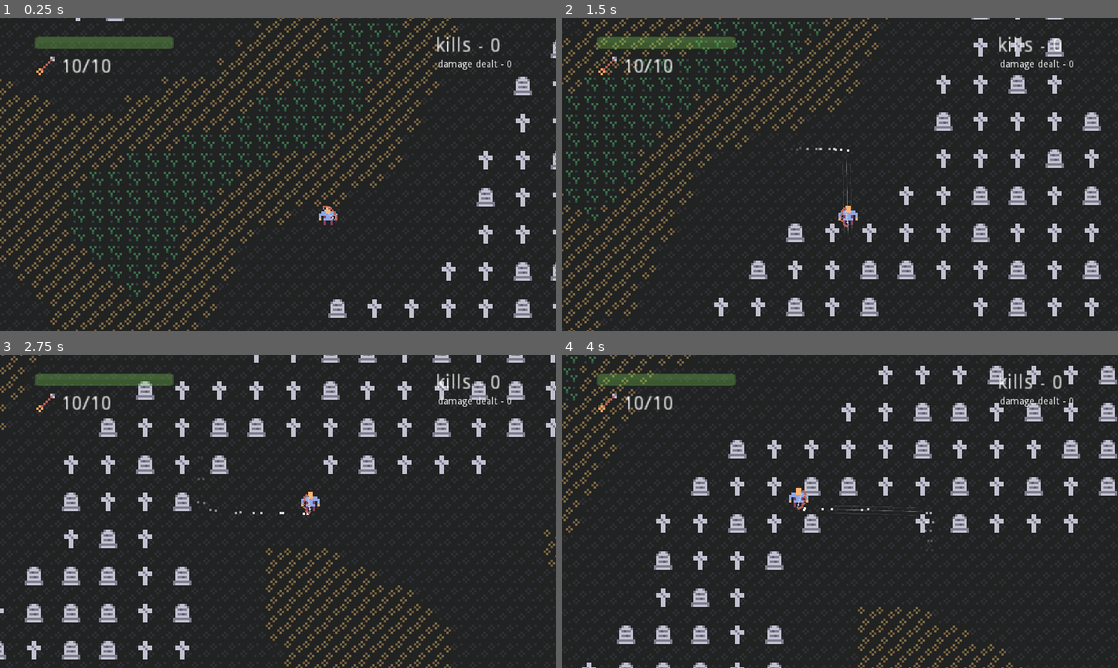
Above: before the commit, frames 1-4 (two rows, left to right).
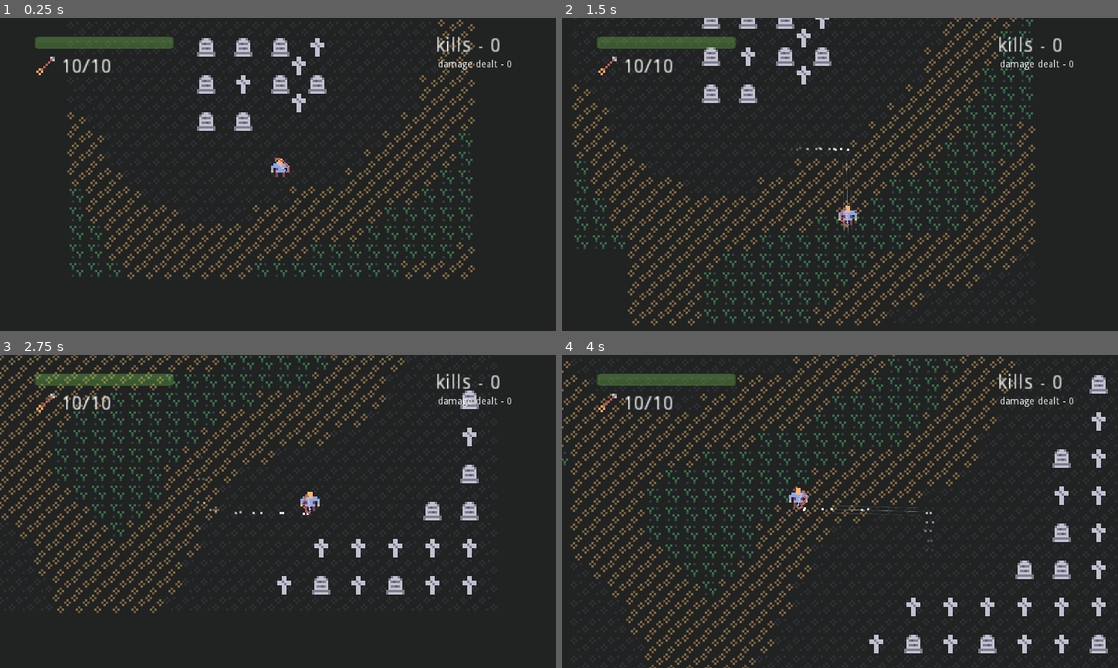
Above: after the commit, the same moments.

Repository: Ariorick/ArcherGame
Game: Godot game, scene res://src/Main.tscn
The game is run twice, just before and just after one commit, with the same random seed, the same clock (stepped at 60 frames per second) and the same inputs.
Inputs (mouse positions are in pixels of both pictures, inside the frame that each line leads up to):
- Up to frame 1 (0.25 s): no input
- Up to frame 2 (1.5 s): move the mouse to (962, 158) at 0.52 s; hold Right (right) 0.53-1.28 s; click (962, 158) at 0.6 s; move the mouse to (728, 190) at 1.27 s; hold Down (down) from 1.28 s (still down); tap Space (dash) at 1.35 s
- Up to frame 3 (2.75 s): move the mouse to (333, 442) at 2.02 s; release Down (down) at 2.03 s; hold Right (right) from 2.03 s (still down); right-click (333, 442) at 2.1 s
- Up to frame 4 (4 s): move the mouse to (812, 574) at 2.77 s; release Right (right) at 2.78 s; hold Up (up) 2.78-3.53 s; click (812, 574) at 2.85 s; move the mouse to (1006, 558) at 3.52 s; hold Left (left) from 3.53 s (still down); tap Space (dash) at 3.6 s

The runs differ from the first frame. In frame 1, 16% of the frame differs, in the area x 0-100%, y 0-100%; in frame 2, 19%, in the area x 0-97%, y 0-100%; in frame 3, 16%; in frame 4, 18%.

Commit message:
moved down player nodes

Diff:
--- a/src/Level/World.tscn
+++ b/src/Level/World.tscn
@@ -96,8 +96,9 @@
 
 [node name="Graves" type="TileMap" parent="."]
 z_index = 1
-tile_set = SubResource( 4 )
+tile_set = SubResource( 2 )
 cell_size = Vector2( 8, 8 )
+cell_y_sort = true
 format = 1
 
 [node name="Player" parent="Graves" instance=ExtResource( 2 )]
--- a/src/Main.gd
+++ b/src/Main.gd
@@ -2,8 +2,8 @@
 
 var prev_camera_pos = Vector2()
 
-var map_size := Vector2(10, 10)
-var cell_size_px := Vector2(16, 16)
+var map_size := Vector2(1, 1)
+var cell_size_px := Vector2(8, 8)
 var chunk_size_px := map_size * cell_size_px
 var map_cells := Dictionary()
 var lookaround := Vector2()
@@ -12,7 +12,7 @@
 	$World.map_size = map_size
 
 #	var camera_zoom = $CameraPosition/Camera2D.zoom
-	var camera_zoom = 1
+	var camera_zoom = 0.2
 	var screen_size = get_viewport().size * camera_zoom
 
 	lookaround = Vector2(
--- a/src/Player/Player.gd
+++ b/src/Player/Player.gd
@@ -1,7 +1,7 @@
 extends RigidBody2D
 class_name Player
 
-const PLAYER_CENTER = Vector2(0, -4.3)
+const PLAYER_CENTER = Vector2(0, 4.3)
 const WALK_FORCE = 800
 const AIMING_MOVEMENT_SPEED_MODIFIER = 0.4
 
--- a/src/Player/Player.tscn
+++ b/src/Player/Player.tscn
@@ -113,7 +113,7 @@
 "times": PoolRealArray( 0, 0.1 ),
 "transitions": PoolRealArray( 1, 1 ),
 "update": 0,
-"values": [ Vector2( 0, -4 ), Vector2( 0, -5 ) ]
+"values": [ Vector2( 0, 4 ), Vector2( 0, 3 ) ]
 }
 tracks/1/type = "value"
 tracks/1/path = NodePath("Sprite:scale")
@@ -179,7 +179,7 @@
 
 [node name="DashParticles2" type="Particles2D" parent="."]
 modulate = Color( 1, 1, 1, 0.0235294 )
-position = Vector2( 0.0241318, 0.00571346 )
+position = Vector2( 0.132114, 7.99638 )
 emitting = false
 amount = 500
 lifetime = 0.5
@@ -188,7 +188,7 @@
 texture = ExtResource( 7 )
 
 [node name="FullScreenScratch" type="Particles2D" parent="."]
-position = Vector2( 0, -4 )
+position = Vector2( 0.107983, 3.99067 )
 emitting = false
 amount = 50
 lifetime = 0.2
@@ -197,7 +197,7 @@
 texture = ExtResource( 7 )
 
 [node name="StepParticles" type="Node2D" parent="."]
-position = Vector2( 0, -3 )
+position = Vector2( 0.107983, 4.99067 )
 
 [node name="Left" type="Particles2D" parent="StepParticles"]
 position = Vector2( -1, 3 )
@@ -210,11 +210,11 @@
 process_material = SubResource( 12 )
 
 [node name="Sprite" type="Sprite" parent="."]
-position = Vector2( 0, -4 )
+position = Vector2( 0, 4 )
 texture = ExtResource( 6 )
 
 [node name="BowSprite" type="AnimatedSprite" parent="."]
-position = Vector2( 0, -4.2 )
+position = Vector2( 0.107983, 3.79067 )
 scale = Vector2( 0.8, 0.8 )
 frames = SubResource( 18 )
 animation = "aim"
@@ -226,7 +226,7 @@
 shape = SubResource( 19 )
 
 [node name="DamageDetector" type="Area2D" parent="."]
-position = Vector2( 0, -4 )
+position = Vector2( 0.107983, 3.99067 )
 collision_mask = 2
 
 [node name="CollisionShape2D" type="CollisionShape2D" parent="DamageDetector"]
@@ -236,6 +236,7 @@
 anims/Walk = SubResource( 21 )
 
 [node name="Camera2D" type="Camera2D" parent="."]
+position = Vector2( 0.107983, 7.99067 )
 current = true
 smoothing_enabled = true
 
@@ -243,7 +244,7 @@
 anims/PlayerTakeDamage = ExtResource( 2 )
 
 [node name="PullParticles" type="Particles2D" parent="."]
-position = Vector2( 0, -3 )
+position = Vector2( 0.107983, 4.99067 )
 emitting = false
 amount = 30
 lifetime = 0.5
@@ -261,5 +262,6 @@
 shape = SubResource( 27 )
 
 [node name="EnemySpawner" parent="." instance=ExtResource( 8 )]
+position = Vector2( 0.107983, 7.99067 )
 [connection signal="body_entered" from="DamageDetector" to="." method="_on_DamageDetector_body_entered"]
 [connection signal="body_entered" from="PickArea" to="." method="_on_PickArea_body_entered"]
Not shown: 3 places in src/Level/World.tscn that only renumber resources
